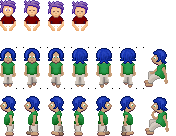
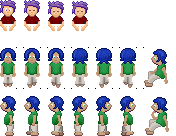
The second 176×136 image is a revision of the first. Changes to its layers:
painted on "ink" (12th of 35, in "greg head" › "down copy 2") over [51,60,61,64]
painted on "ink" (13th of 35, in "greg head" › "down copy") over [27,60,37,64]
painted on "ink" (14th of 35, in "greg head" › "down") over [3,60,28,64]
